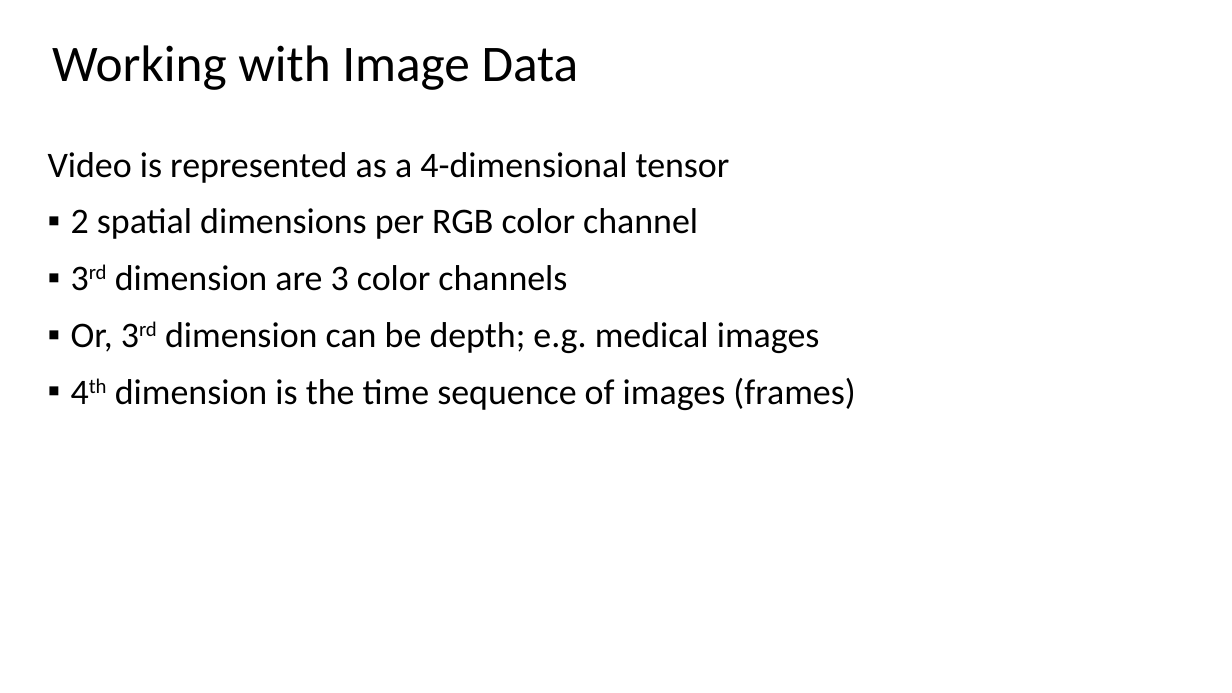
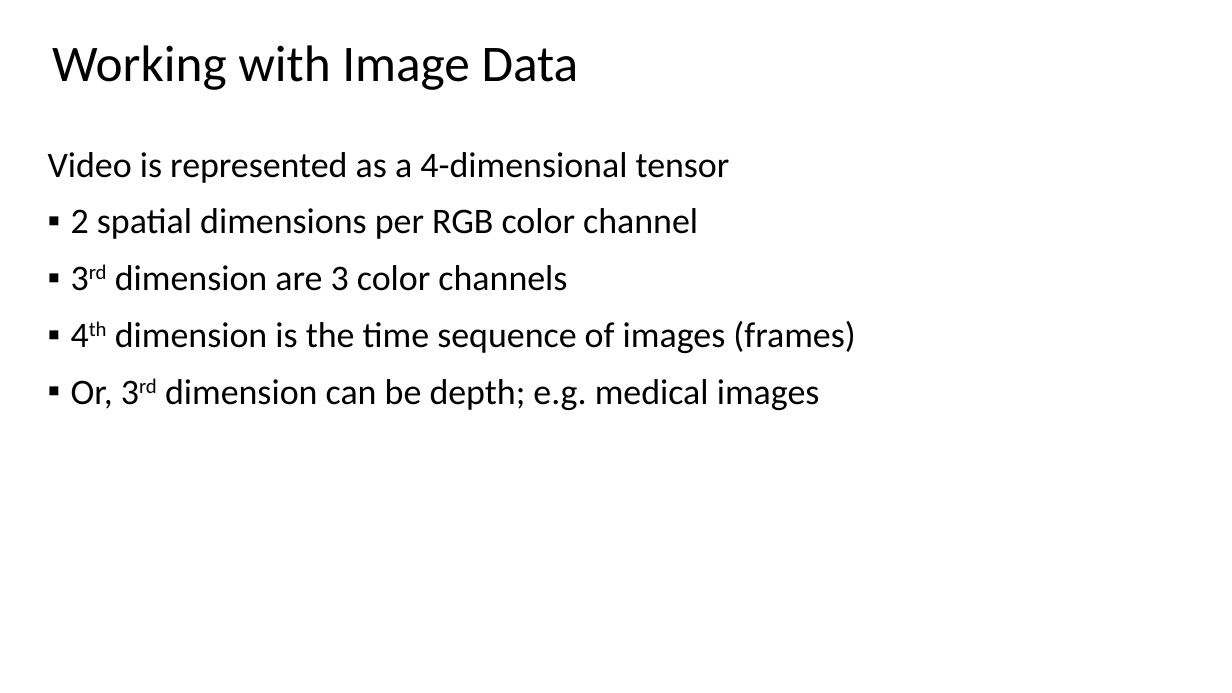
Before and after one commit to StephenElston/CSCI-E25, a slide deck: slide 30 of Slides/1_Introduction.pptx. Drawn at 1232x693 pixels with LibreOffice and Linux fonts; fonts in the diff are those of the drawing. Boxes give left, top, right and bottom in pixels: in the first picture for what was removed or moved away, otherwise in the second. Text is boxed around its words. In the diff, an @@ line names an element or a change of style, - is before the commit and + after.

Commit message:
Corrected typos noticed in lecture

```diff
--- a/Slides/1_Introduction.pptx
+++ b/Slides/1_Introduction.pptx
@@ text at box(115, 321, 855, 353): paragraph added @@
+▪ 4th dimension is the time sequence of images (frames)
@@ text at box(115, 378, 855, 410): paragraph removed @@
-▪ 4th dimension is the time sequence of images (frames)
```
Also in this commit, not shown: 8 other slides changed.
